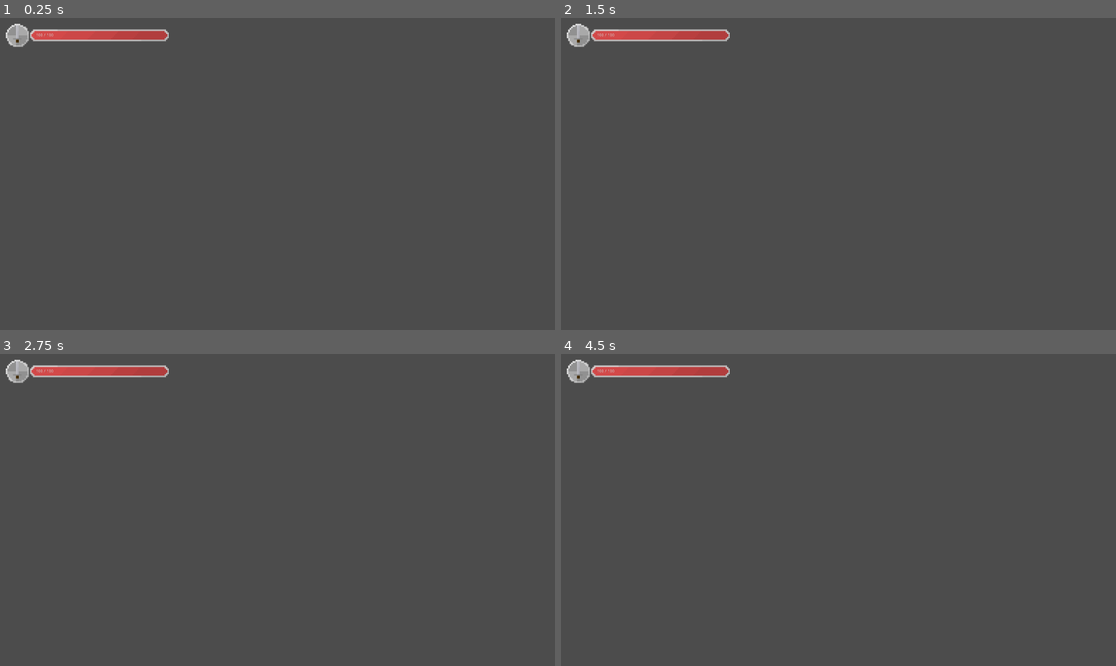
Above: before the commit, frames 1-4 (two rows, left to right).
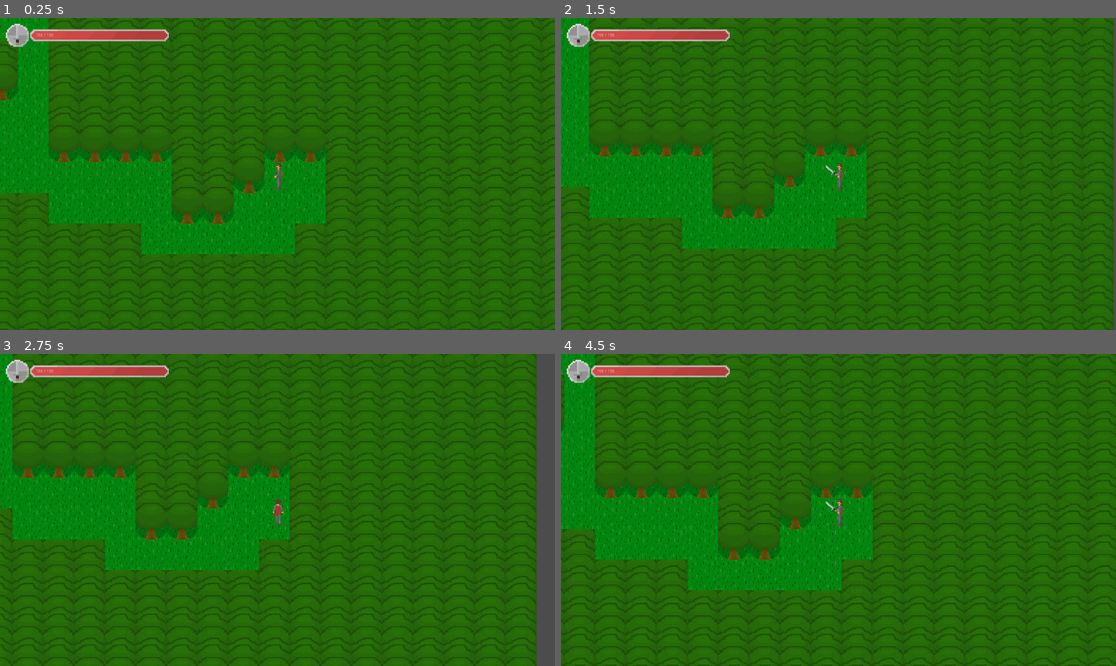
Above: after the commit, the same moments.

Repository: Flying-Octopus-Team/New-Lands
Game: Godot game, scene res://World/World.tscn
Same seed, same stepped clock (60 frames per second), same inputs: the game is played once before the commit and once after it. This scene is started directly instead of the project's main scene.
Inputs (mouse positions are in pixels of both pictures, inside the frame that each line leads up to):
- Up to frame 1 (0.25 s): no input
- Up to frame 2 (1.5 s): tap Enter (ui_accept) at 0.5, 0.77 s; move the mouse to (960, 158) at 0.52 s; hold Right (ui_right) 0.53-1.28 s; click (960, 158) at 0.6 s; move the mouse to (727, 189) at 1.27 s; hold Down (ui_down) from 1.28 s (still down); click (727, 189) at 1.35 s
- Up to frame 3 (2.75 s): tap Enter (ui_accept) at 1.52 s; move the mouse to (333, 441) at 2.02 s; release Down (ui_down) at 2.03 s; hold Right (ui_right) from 2.03 s (still down); click (333, 441) at 2.1 s
- Up to frame 4 (4.5 s): move the mouse to (810, 572) at 2.77 s; release Right (ui_right) at 2.78 s; hold Up (ui_up) 2.78-3.53 s; click (810, 572) at 2.85 s; tap Enter (ui_accept) at 3.02, 3.77 s; move the mouse to (1005, 556) at 3.52 s; hold Left (ui_left) from 3.53 s (still down); click (1005, 556) at 3.6 s; move the mouse to (672, 463) at 4.27 s; click (672, 463) at 4.35 s

The runs differ from the first frame. In frame 1, 99% of the frame differs, in the area x 0-100%, y 0-100%; in frame 2, 98%; in frame 3, 96%; in frame 4, 99%.
Error before the commit: Parse Error: Can't preload resource at path: res://Entities/Player/Player.tscn (res://World/World.gd:19)

Commit message:
Revert "Merge branch 'develop' into Items_implementation"
This reverts commit 3a49ed7b3e7e237c31cc649ec41b7dd51ae3be55, reversing
changes made to 8309491be54849b823e6b0bc9c3c52d84565f0f4.

Revert changes

Diff:
--- a/Assets/Tilesets/tileset_area1.tres
+++ b/Assets/Tilesets/tileset_area1.tres
@@ -14,12 +14,12 @@
 [sub_resource type="ConvexPolygonShape2D" id=4]
 points = PoolVector2Array( 320, 320, 0, 320, 0, 0, 320, 0 )
 
-[sub_resource type="ConvexPolygonShape2D" id=7]
+[sub_resource type="ConvexPolygonShape2D" id=5]
 points = PoolVector2Array( 320, 320, 0, 320, 0, 0, 320, 0 )
 
-[sub_resource type="NavigationPolygon" id=8]
-vertices = PoolVector2Array( 96, 0, 96, 0, 96, 96, 0, 96, 0, 224, 96, 224, 96, 320, 224, 320, 224, 224, 320, 224, 320, 96, 224, 96, 224, 0 )
-polygons = [ PoolIntArray( 0, 1, 2, 3, 4, 5, 6, 7, 8, 9, 10, 11, 12 ) ]
+[sub_resource type="NavigationPolygon" id=6]
+vertices = PoolVector2Array( 320, 320, 0, 320, 0, 0, 320, 0 )
+polygons = [ PoolIntArray( 0, 1, 2, 3 ) ]
 
 [resource]
 0/name = "tileset_graf.png 0"
@@ -30,11 +30,6 @@
 0/tile_mode = 0
 0/occluder_offset = Vector2( 0, 0 )
 0/navigation_offset = Vector2( 0, 0 )
-0/shape_offset = Vector2( 0, 0 )
-0/shape_transform = Transform2D( 1, 0, 0, 1, 0, 0 )
-0/shape = SubResource( 1 )
-0/shape_one_way = false
-0/shape_one_way_margin = 1.0
 0/shapes = [ {
 "autotile_coord": Vector2( 0, 0 ),
 "one_way": false,
@@ -51,11 +46,6 @@
 1/tile_mode = 0
 1/occluder_offset = Vector2( 0, 0 )
 1/navigation_offset = Vector2( 0, 0 )
-1/shape_offset = Vector2( 0, 0 )
-1/shape_transform = Transform2D( 1, 0, 0, 1, 0, 0 )
-1/shape = SubResource( 2 )
-1/shape_one_way = false
-1/shape_one_way_margin = 1.0
 1/shapes = [ {
 "autotile_coord": Vector2( 0, 0 ),
 "one_way": false,
@@ -72,11 +62,6 @@
 2/tile_mode = 0
 2/occluder_offset = Vector2( 0, 0 )
 2/navigation_offset = Vector2( 0, 0 )
-2/shape_offset = Vector2( 0, 0 )
-2/shape_transform = Transform2D( 1, 0, 0, 1, 0, 0 )
-2/shape = SubResource( 3 )
-2/shape_one_way = false
-2/shape_one_way_margin = 1.0
 2/shapes = [ {
 "autotile_coord": Vector2( 0, 0 ),
 "one_way": false,
@@ -93,11 +78,6 @@
 3/tile_mode = 0
 3/occluder_offset = Vector2( 0, 0 )
 3/navigation_offset = Vector2( 0, 0 )
-3/shape_offset = Vector2( 0, 0 )
-3/shape_transform = Transform2D( 1, 0, 0, 1, 0, 0 )
-3/shape = SubResource( 4 )
-3/shape_one_way = false
-3/shape_one_way_margin = 1.0
 3/shapes = [ {
 "autotile_coord": Vector2( 0, 0 ),
 "one_way": false,
@@ -114,16 +94,11 @@
 4/tile_mode = 0
 4/occluder_offset = Vector2( 0, 0 )
 4/navigation_offset = Vector2( 0, 0 )
-4/shape_offset = Vector2( 0, 0 )
-4/shape_transform = Transform2D( 1, 0, 0, 1, 0, 0 )
-4/shape = SubResource( 7 )
-4/shape_one_way = false
-4/shape_one_way_margin = 1.0
 4/shapes = [ {
 "autotile_coord": Vector2( 0, 0 ),
 "one_way": false,
 "one_way_margin": 1.0,
-"shape": SubResource( 7 ),
+"shape": SubResource( 5 ),
 "shape_transform": Transform2D( 1, 0, 0, 1, 0, 0 )
 } ]
 4/z_index = 0
@@ -135,10 +110,6 @@
 5/tile_mode = 0
 5/occluder_offset = Vector2( 0, 0 )
 5/navigation_offset = Vector2( 0, 0 )
-5/navigation = SubResource( 8 )
-5/shape_offset = Vector2( 0, 0 )
-5/shape_transform = Transform2D( 1, 0, 0, 1, 0, 0 )
-5/shape_one_way = false
-5/shape_one_way_margin = 0.0
+5/navigation = SubResource( 6 )
 5/shapes = [  ]
 5/z_index = 0
--- a/Assets/Tilesets/tileset_hub.tres
+++ b/Assets/Tilesets/tileset_hub.tres
@@ -32,11 +32,6 @@
 0/tile_mode = 0
 0/occluder_offset = Vector2( 0, 0 )
 0/navigation_offset = Vector2( 0, 0 )
-0/shape_offset = Vector2( 0, 0 )
-0/shape_transform = Transform2D( 1, 0, 0, 1, 0, 0 )
-0/shape = SubResource( 1 )
-0/shape_one_way = false
-0/shape_one_way_margin = 1.0
 0/shapes = [ {
 "autotile_coord": Vector2( 0, 0 ),
 "one_way": false,
@@ -53,11 +48,6 @@
 1/tile_mode = 0
 1/occluder_offset = Vector2( 0, 0 )
 1/navigation_offset = Vector2( 0, 0 )
-1/shape_offset = Vector2( 0, 0 )
-1/shape_transform = Transform2D( 1, 0, 0, 1, 0, 0 )
-1/shape = SubResource( 2 )
-1/shape_one_way = false
-1/shape_one_way_margin = 1.0
 1/shapes = [ {
 "autotile_coord": Vector2( 0, 0 ),
 "one_way": false,
@@ -74,11 +64,6 @@
 2/tile_mode = 0
 2/occluder_offset = Vector2( 0, 0 )
 2/navigation_offset = Vector2( 0, 0 )
-2/shape_offset = Vector2( 0, 0 )
-2/shape_transform = Transform2D( 1, 0, 0, 1, 0, 0 )
-2/shape = SubResource( 3 )
-2/shape_one_way = false
-2/shape_one_way_margin = 1.0
 2/shapes = [ {
 "autotile_coord": Vector2( 0, 0 ),
 "one_way": false,
@@ -95,11 +80,6 @@
 3/tile_mode = 0
 3/occluder_offset = Vector2( 0, 0 )
 3/navigation_offset = Vector2( 0, 0 )
-3/shape_offset = Vector2( 0, 0 )
-3/shape_transform = Transform2D( 1, 0, 0, 1, 0, 0 )
-3/shape = SubResource( 4 )
-3/shape_one_way = false
-3/shape_one_way_margin = 1.0
 3/shapes = [ {
 "autotile_coord": Vector2( 0, 0 ),
 "one_way": false,
@@ -116,11 +96,6 @@
 4/tile_mode = 0
 4/occluder_offset = Vector2( 0, 0 )
 4/navigation_offset = Vector2( 0, 0 )
-4/shape_offset = Vector2( 0, 0 )
-4/shape_transform = Transform2D( 1, 0, 0, 1, 0, 0 )
-4/shape = SubResource( 5 )
-4/shape_one_way = false
-4/shape_one_way_margin = 1.0
 4/shapes = [ {
 "autotile_coord": Vector2( 0, 0 ),
 "one_way": false,
@@ -137,10 +112,6 @@
 5/tile_mode = 0
 5/occluder_offset = Vector2( 0, 0 )
 5/navigation_offset = Vector2( 0, 0 )
-5/shape_offset = Vector2( 0, 0 )
-5/shape_transform = Transform2D( 1, 0, 0, 1, 0, 0 )
-5/shape_one_way = false
-5/shape_one_way_margin = 0.0
 5/shapes = [  ]
 5/z_index = 0
 6/name = "tileset_hub.png 6"
@@ -151,10 +122,6 @@
 6/tile_mode = 0
 6/occluder_offset = Vector2( 0, 0 )
 6/navigation_offset = Vector2( 0, 0 )
-6/shape_offset = Vector2( 0, 0 )
-6/shape_transform = Transform2D( 1, 0, 0, 1, 0, 0 )
-6/shape_one_way = false
-6/shape_one_way_margin = 0.0
 6/shapes = [  ]
 6/z_index = 0
 7/name = "tileset_hub.png 7"
@@ -165,10 +132,6 @@
 7/tile_mode = 0
 7/occluder_offset = Vector2( 0, 0 )
 7/navigation_offset = Vector2( 0, 0 )
-7/shape_offset = Vector2( 0, 0 )
-7/shape_transform = Transform2D( 1, 0, 0, 1, 0, 0 )
-7/shape_one_way = false
-7/shape_one_way_margin = 0.0
 7/shapes = [  ]
 7/z_index = 0
 8/name = "tileset_hub.png 8"
@@ -179,11 +142,6 @@
 8/tile_mode = 0
 8/occluder_offset = Vector2( 0, 0 )
 8/navigation_offset = Vector2( 0, 0 )
-8/shape_offset = Vector2( 0, 0 )
-8/shape_transform = Transform2D( 1, 0, 0, 1, 0, 0 )
-8/shape = SubResource( 6 )
-8/shape_one_way = false
-8/shape_one_way_margin = 1.0
 8/shapes = [ {
 "autotile_coord": Vector2( 0, 0 ),
 "one_way": false,
@@ -200,11 +158,6 @@
 9/tile_mode = 0
 9/occluder_offset = Vector2( 0, 0 )
 9/navigation_offset = Vector2( 0, 0 )
-9/shape_offset = Vector2( 0, 0 )
-9/shape_transform = Transform2D( 1, 0, 0, 1, 0, 0 )
-9/shape = SubResource( 7 )
-9/shape_one_way = false
-9/shape_one_way_margin = 1.0
 9/shapes = [ {
 "autotile_coord": Vector2( 0, 0 ),
 "one_way": false,
--- a/Entities/Enemies/Dog/Dog.tscn
+++ b/Entities/Enemies/Dog/Dog.tscn
@@ -15,9 +15,6 @@
 [node name="EnemyAttackHitbox" parent="." index="6"]
 rotation = 2.0944
 
-[node name="CollisionShape2D" parent="EnemyAttackHitbox" index="2"]
-disabled = false
-
 [node name="AnimationTree" parent="EnemyAttackHitbox" index="3"]
 parameters/playback = SubResource( 2 )
 
--- a/Entities/Enemies/shared/Enemy.gd
+++ b/Entities/Enemies/shared/Enemy.gd
@@ -6,12 +6,10 @@
 
 onready var  animationTree = $AnimationTree
 onready var animationState = animationTree.get('parameters/playback')
-onready var map = get_parent().get_parent()
 var seen_player = false
 var target_cords = Vector2(0, 0)
 var player_reference = null
 var is_attacking = false
-var path = []
 
 func _ready():
 	$HitboxArea.connect("deal_damage", self, "take_damage")
@@ -22,7 +20,8 @@
 
 	if(seen_player == true and player_reference.alive == false):
 		seen_player = false
-	if(seen_player and !is_attacking and path.size() > 0):
+
+	if(seen_player and !is_attacking):
 		rotate_to_player()
 		chase_player(delta)
 	else:
@@ -51,32 +50,14 @@
 		target_cords = body.global_position
 		seen_player = true
 		player_reference = body
-		path = get_path_to_target(body)
-
 
 func chase_player(delta):
-	var target = path[0]
-	var collision = null
-
-	var distance_to_walk = movement_speed * delta
-	while distance_to_walk > 0 and path.size() > 0:
-		var distance_to_next_point = global_position.distance_to(path[0])
-		if distance_to_walk <= distance_to_next_point:
-			collision = move_and_collide(global_position.direction_to(path[0]).normalized() * movement_speed * delta)
-		else:
-			global_position = path[0]
-			path = get_path_to_target(player_reference)
-			path.remove(0)
-
-		distance_to_walk -= distance_to_next_point
-
+	var chase_vector = player_reference.global_position - self.global_position
+	var collision = move_and_collide(chase_vector.normalized() * movement_speed * delta)
 
 	if(collision):
-		if collision.collider.name == "Player":
-			is_attacking = true
-			attack()
-		else:
-			path = get_path_to_target(player_reference)
+		is_attacking = true
+		attack()
 
 func take_damage(dmg):
 	health -= dmg
@@ -85,7 +66,3 @@
 
 func die():
 	self.queue_free()
-
-func get_path_to_target(target):
-	var path = map.get_simple_path(global_position, target.global_position, false)
-	return path
--- a/Entities/Enemies/shared/Enemy.tscn
+++ b/Entities/Enemies/shared/Enemy.tscn
@@ -3,7 +3,9 @@
 [ext_resource path="res://Entities/Enemies/graphics/dog_spritesheet.png" type="Texture" id=1]
 [ext_resource path="res://Entities/Enemies/shared/Enemy.gd" type="Script" id=2]
 [ext_resource path="res://Entities/shared/HitboxArea.tscn" type="PackedScene" id=3]
+
 [ext_resource path="res://Items/Weapons/shared/Weapon.tscn" type="PackedScene" id=4]
+
 
 [sub_resource type="CircleShape2D" id=1]
 radius = 429.81
@@ -29,6 +31,7 @@
 
 [sub_resource type="Animation" id=4]
 step = 0.05
+
 tracks/0/type = "value"
 tracks/0/path = NodePath("Sprite:frame")
 tracks/0/interp = 1
@@ -44,6 +47,7 @@
 
 [sub_resource type="Animation" id=5]
 step = 0.05
+
 tracks/0/type = "value"
 tracks/0/path = NodePath("Sprite:frame")
 tracks/0/interp = 1
@@ -59,6 +63,7 @@
 
 [sub_resource type="Animation" id=6]
 step = 0.05
+
 tracks/0/type = "value"
 tracks/0/path = NodePath("Sprite:frame")
 tracks/0/interp = 1
@@ -314,6 +319,7 @@
 [sub_resource type="RectangleShape2D" id=38]
 extents = Vector2( 81.1661, 79.8089 )
 
+
 [sub_resource type="Animation" id=39]
 resource_name = "EnemyAttackDown"
 step = 0.05
@@ -519,22 +525,20 @@
 
 [node name="AnimationPlayer" parent="EnemyAttackHitbox" index="0"]
 anims/EnemyAttackDown = SubResource( 39 )
-anims/EnemyAttackLeft = SubResource( 40 )
-anims/EnemyAttackRigth = SubResource( 41 )
-anims/EnemyAttackUp = SubResource( 42 )
+anims/EnemyAttackLeft = SubResource( 47 )
+anims/EnemyAttackRigth = SubResource( 49 )
+anims/EnemyAttackUp = SubResource( 48 )
 
 [node name="Sprite" parent="EnemyAttackHitbox" index="1"]
 visible = false
 
 [node name="AnimationTree" type="AnimationTree" parent="EnemyAttackHitbox"]
-tree_root = SubResource( 51 )
+tree_root = SubResource( 44 )
 anim_player = NodePath("../AnimationPlayer")
 active = true
-parameters/playback = SubResource( 52 )
+parameters/playback = SubResource( 45 )
 parameters/Attack/blend_position = Vector2( 0, 0 )
 parameters/Nothing/blend_position = Vector2( 0, 0 )
-
-[node name="Line2D" type="Line2D" parent="."]
 [connection signal="body_entered" from="AggroArea" to="." method="_on_AggroArea_body_entered"]
 
 [editable path="HitboxArea"]
--- a/Entities/Player/Player.gd
+++ b/Entities/Player/Player.gd
@@ -20,7 +20,6 @@
 func _ready():
 	$HitboxArea.connect("get_damage", self, "take_damage")
 	apply_items_modifiers()
-	#print(EquipmentManager.chest[0].get_name())
 
 func listen_inputs(delta):
 	var velocity = Vector2()
--- a/Entities/Player/Player.tscn
+++ b/Entities/Player/Player.tscn
@@ -307,7 +307,7 @@
 start_node = "Standing"
 graph_offset = Vector2( 0, 58.434 )
 
-[sub_resource type="AnimationNodeStateMachinePlayback" id=38]
+[sub_resource type="AnimationNodeStateMachinePlayback" id=37]
 
 [sub_resource type="RectangleShape2D" id=38]
 extents = Vector2( 39.4588, 132.708 )
@@ -353,7 +353,6 @@
 anim_player = NodePath("../AnimationPlayer")
 active = true
 parameters/playback = SubResource( 37 )
-
 parameters/Attack/blend_position = Vector2( 0.25429, 0.0948277 )
 parameters/Moving/blend_position = Vector2( 0, 0 )
 parameters/Standing/blend_position = Vector2( 0, 0 )
@@ -368,7 +367,6 @@
 position = Vector2( 5.26312, 23.7477 )
 shape = SubResource( 38 )
 
-
 [editable path="Weapon"]
 
 [editable path="HitboxArea"]
--- a/Save/worn_items.json
+++ /dev/null
@@ -1 +0,0 @@
-{"Axe":"res://Items/Weapons/Swords/LegendaryAxe.tscn","Boots":null,"Chestplate":null,"Helmet":null,"Leggings":null,"Necklace":null,"Ring":null,"Spear":null,"Sword":"res://Items/Weapons/Swords/BaseSword.tscn"}
--- a/Scripts/EquipmentManager.gd
+++ b/Scripts/EquipmentManager.gd
@@ -49,8 +49,7 @@
 	RARITIES.LEGENDARY: [load("res://Items/Equipment/Helmets/HelmetOfAvalonTears.tscn").instance()],
 }
 
-var chest = []
-
+var chest = [items[RARITIES.COMMON][0]]
 
 var worn_items = {
 	"Sword": load("res://Items/Weapons/Swords/BaseSword.tscn").instance(),
--- a/Scripts/SaveSystem.gd
+++ /dev/null
@@ -1,85 +0,0 @@
-extends Node
-
-var autosave = Timer.new()
-
-var equipped_items = {
-	"Sword": null,
-	"Axe": null,
-	"Spear": null,
-	"Chestplate": null,
-	"Helmet": null,
-	"Leggings": null,
-	"Boots": null,
-	"Ring": null,
-	"Necklace": null
-}
-
-func _ready():
-	load_worn_items()
-	load_chest()
-
-	autosave.wait_time = 1
-	autosave.connect("timeout",self,"save_worn_items")
-	autosave.connect("timeout",self,"save_chest")
-	add_child(autosave)
-	autosave.start()
-
-
-
-func save_worn_items():
-	for item in EquipmentManager.worn_items:
-		if(EquipmentManager.worn_items[item] != null):
-			equipped_items[item] = EquipmentManager.worn_items[item].filename
-
-	var file = File.new()
-	if file.open("res://Save/worn_items.json", File.WRITE) != 0:
-		print("Error opening file")
-		return
-
-	file.store_line(to_json(equipped_items))
-	file.close()
-
-func save_chest():
-	var file = File.new()
-	if file.open("res://Save/chest_items", File.WRITE) != 0:
-		print("Error opening file")
-		return
-
-	for item in EquipmentManager.chest:
-		file.store_line(item.filename)
-	file.close()
-
-func load_worn_items():
-	var file = File.new()
-	if file.open("res://Save/worn_items.json", File.READ) != 0:
-		print("Error opening file")
-		return
-
-	var data = {}
-	data = parse_json(file.get_line())
-
-	for item in EquipmentManager.worn_items:
-		if(data[item] != null):
-			EquipmentManager.worn_items[item] = load(str(data[item])).instance()
-
-	file.close()
-
-
-func load_chest():
-	EquipmentManager.chest.clear()
-	var file = File.new()
-	if file.open("res://Save/chest_items", File.READ) != 0:
-		print("Error opening file")
-		return
-
-	var data = []
-	var index = 0
-
-	while not file.eof_reached():
-		data.append(file.get_line())
-
-	for i in range(data.size()):
-		if(str(data[i]) != ""):
-			EquipmentManager.chest.append(load(str(data[i])).instance())
-
-	file.close()
--- a/World/Map/Map.tscn
+++ b/World/Map/Map.tscn
@@ -2,5 +2,5 @@
 
 [ext_resource path="res://World/Map/Map.gd" type="Script" id=1]
 
-[node name="Map" type="Navigation2D"]
+[node name="Map" type="Node2D"]
 script = ExtResource( 1 )
--- a/project.godot
+++ b/project.godot
@@ -22,7 +22,6 @@
 [autoload]
 
 EquipmentManager="*res://Scripts/EquipmentManager.gd"
-SaveSystem="*res://Scripts/SaveSystem.gd"
 
 [display]
 
Not shown: 4 places in Entities/Enemies/shared/Enemy.tscn that only renumber resources
Not shown, removed: Save/chest_items
